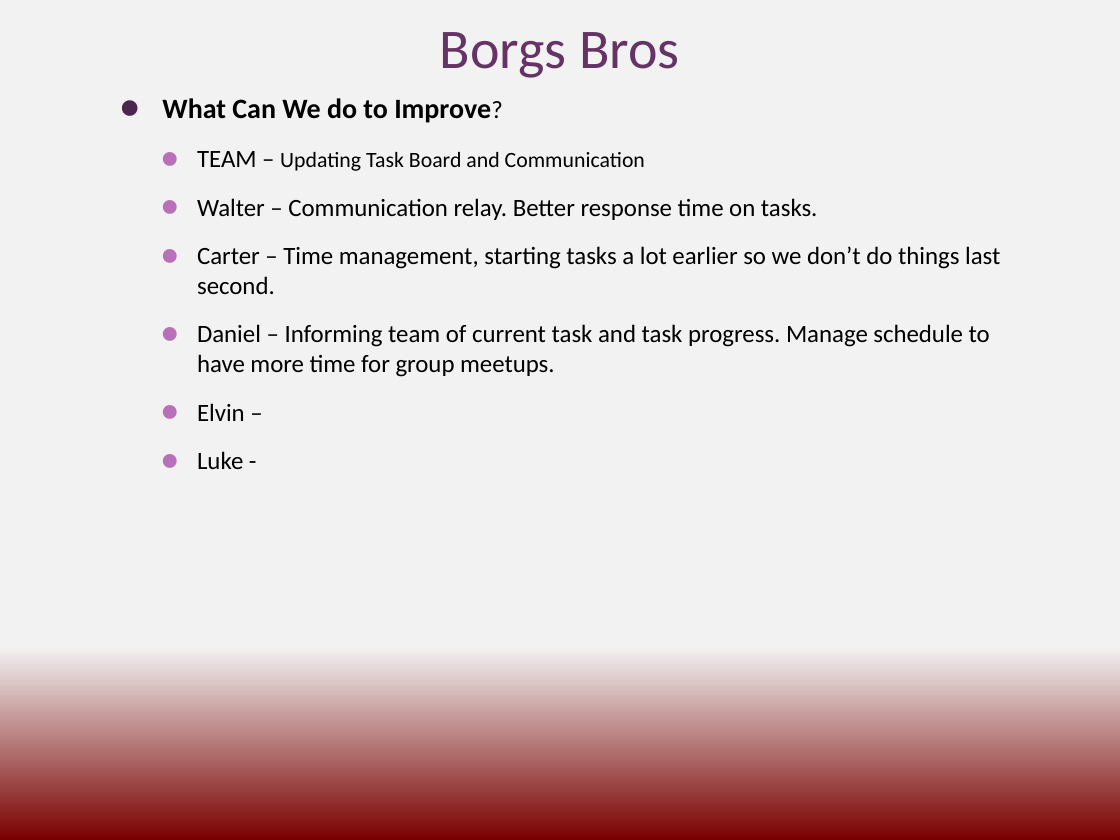
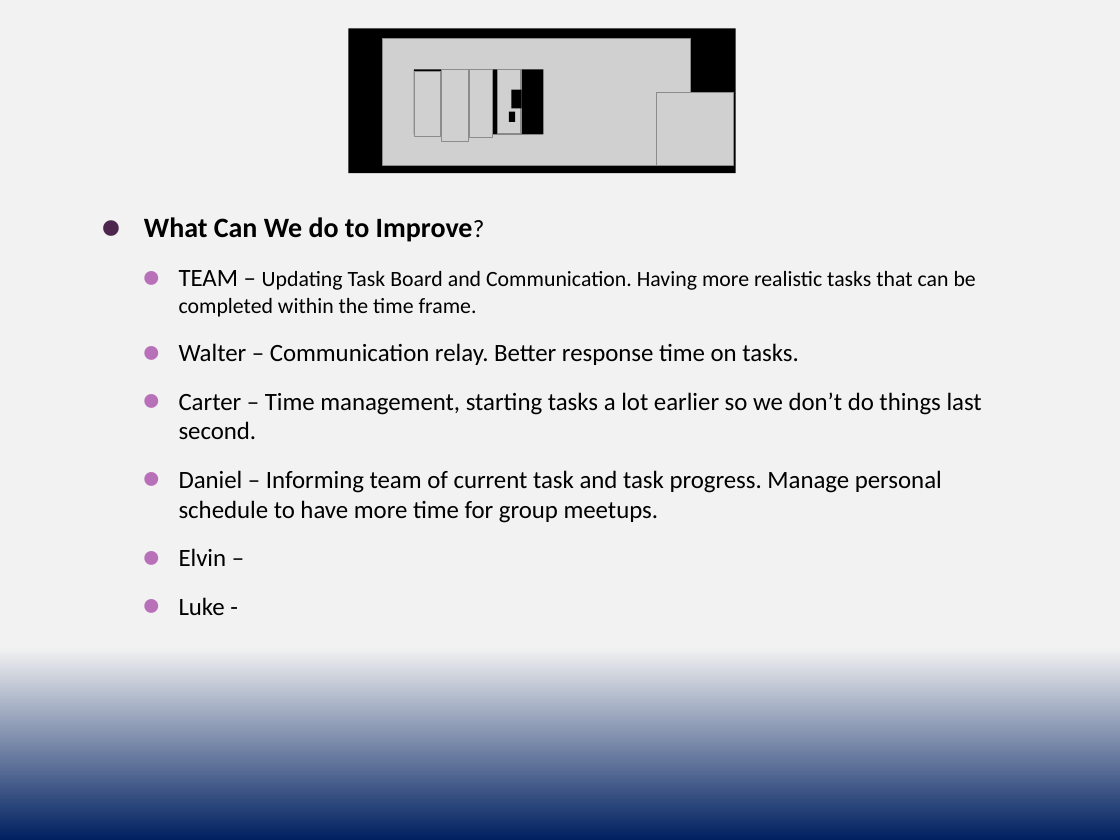
Before and after one commit to waltergarciaguirre/JepTesting, a slide deck: slide 3 of docs/Borgs_Retrospective.pptx. Drawn at 1120x840 pixels with LibreOffice and Linux fonts; fonts in the diff are those of the drawing; grey boxes stand for pictures. Boxes give left, top, right and bottom in pixels: in the first picture for what was removed or moved away, otherwise in the second. Text is boxed around its words. In the diff, an @@ line names an element or a change of style, - is before the commit and + after.

```diff
--- a/docs/Borgs_Retrospective.pptx
+++ b/docs/Borgs_Retrospective.pptx
@@ background gradient #F2F2F2 to #7A0000 to gradient #F2F2F2 to #002060 @@
@@ title removed at bbox=[440, 32, 679, 78] @@
-Borgs Bros
@@ group added at bbox=[348, 28, 736, 172]: 6 pictures, 4 rectangles @@
@@ text "What Can We do to ...": place and size @@
-text "What Can We do to ..." at bbox=[162, 98, 1000, 469]
+text "What Can We do to ..." at bbox=[144, 217, 982, 615]
@@ text at bbox=[179, 270, 976, 317]: text changed @@
-    ⚫ TEAM – Updating Task Board and Communication
+    ⚫ TEAM – Updating Task Board and Communication. Having more realistic tasks that can be completed within the time frame.
@@ text at bbox=[179, 470, 942, 523]: text changed @@
-    ⚫ Daniel – Informing team of current task and task progress. Manage schedule to have more time for group meetups.
+    ⚫ Daniel – Informing team of current task and task progress. Manage personal schedule to have more time for group meetups.
```
Also in this commit, not shown: 2 other slides changed.
